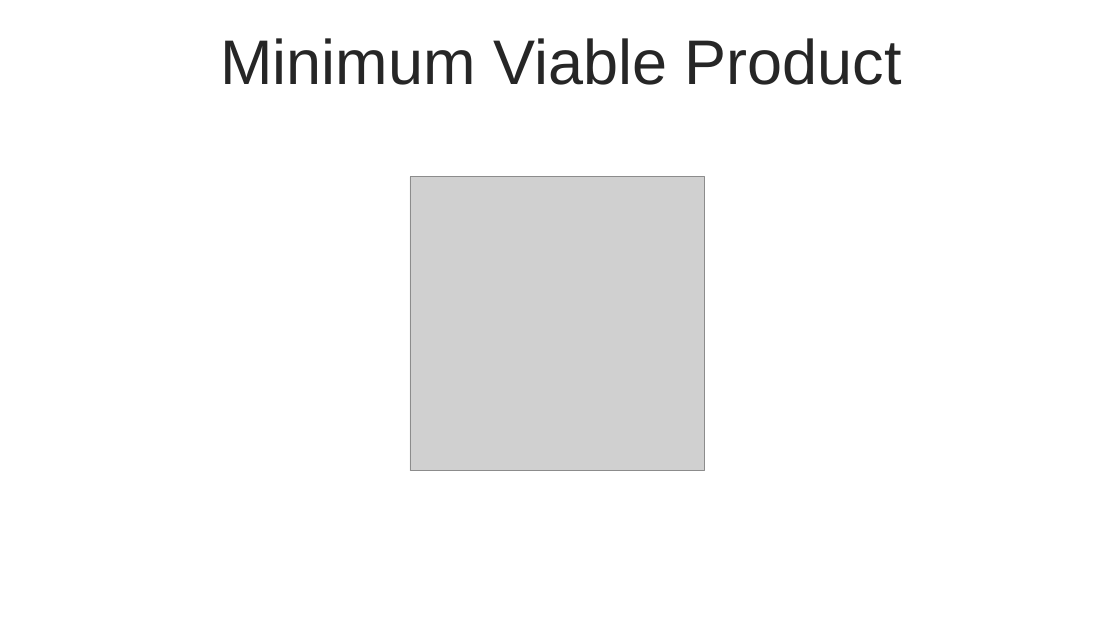
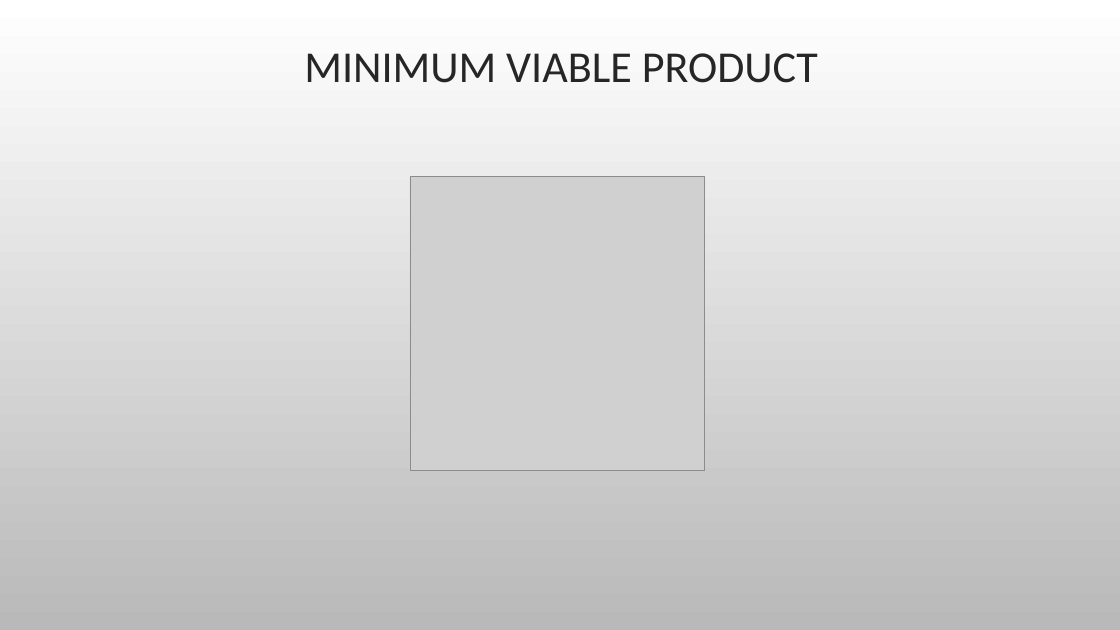
Before and after one commit to fam007e/EMINE_22_24, a slide deck: slide 11 of ESADE/NVCP/Businessman Target Marketing PowerPoint Templates 1.pptx (slide 14 before the commit). Drawn at 1120x630 pixels with LibreOffice and Linux fonts; fonts in the diff are those of the drawing; grey boxes stand for pictures; background and template pictures are left out. Boxes give left, top, right and bottom in pixels: in the first picture for what was removed or moved away, otherwise in the second. Text is boxed around its words. In the diff, an @@ line names an element or a change of style, - is before the commit and + after.

```diff
--- a/ESADE/NVCP/Businessman Target Marketing PowerPoint Templates 1.pptx
+++ b/ESADE/NVCP/Businessman Target Marketing PowerPoint Templates 1.pptx
@@ background #FFFFFF to picture (left out) @@
@@ text at bbox=[304, 53, 818, 83]: text changed; size 54 to 37.8 pt; font Arial to Calibri @@
-Minimum Viable Product
+MINIMUM VIABLE PRODUCT
```
Also in this commit, not shown: 7 other slides changed, 6 slides added, 6 slides removed, 5 other files.
